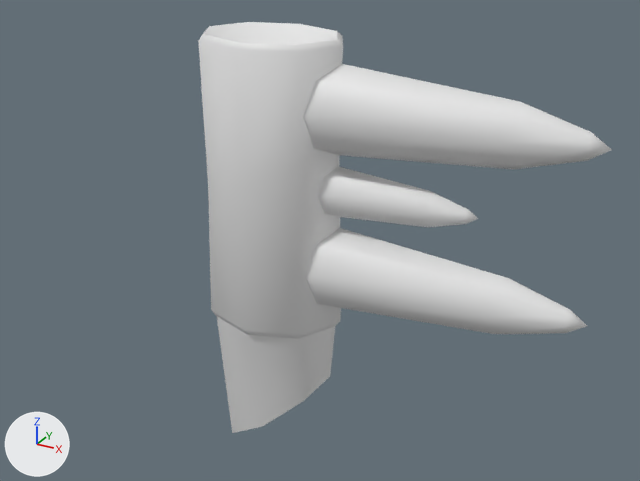
A saved change to the FBX model Assets/Art/Models/items/keys/key_pieces/bone_key_piece3.fbx.
Camera for both pictures: a 50 mm camera at (2.75, -4.41, 1.86) aimed at (0.23, 0.16, -0.43). Lighting does not change. The marker at lower left points along +X, +Y and +Z. The first picture is the older version.

The scene before the commit, as lines of its bpy script (objects in view):
```python
me_circle_002 = bpy.data.meshes.new('Circle.002')
me_circle_002.from_pydata(...)  # 127 vertices, 128 faces; spans x -0.47..1.98, y -0.39..0.39, z -1.9..0.9
ob_lowerkey = bpy.data.objects.new('lowerkey', me_circle_002)
ob_lowerkey.location = (0.0, 0.0, 0.0)
```
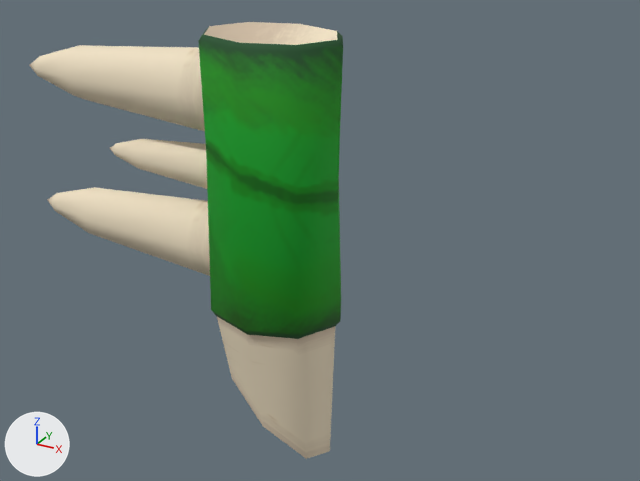
Changed parts and their boxes [x1, y1, x2, y2] in the pictures (640 x 481 px):
```json
{"object": "lowerkey", "change": "recoloured, surface changed, turned", "before": [198, 22, 612, 433], "after": [30, 22, 343, 459], "on screen": "white to green"}
```

The change, as JSON lines over the scene's bpy script:
```json
{"op": "add", "block": "img_bone_key_texture_png", "code": ["img_bone_key_texture_png = load_image('bone_key_texture.png', '../../../../Textures/keys/bone_key_texture.png', 520, 780, 'sRGB')"]}
{"op": "add", "block": "mat_bone_key", "code": ["mat_bone_key = principled_material('bone_key')", "mat_bone_key.texture = img_bone_key_texture_png", "mat_bone_key.roughness = 0.777"]}
{"block": "me_circle_002", "where": "me_circle_002.from_pydata(...)  # 127 vertices, 128 faces; spans x -0.47..1.98, y -0.39..0.39, z -1.9..0.9"}
{"block": "me_circle_002", "where": "# used by ob_lowerkey; location = (0.0, 0.0, 0.0)"}
{"block": "me_circle_002", "change": "me_circle_002 part 1: texture (UV) coordinates of 128 of 128 faces, centred in x -0.39..1.91, y -0.33..0.33, z -1.85..0.88, changed; they spanned u 0.25..0.84, v 0.02..0.75 and now span u 0.03..1.0, v 0.0..1.0"}
{"op": "add", "block": "me_circle_002", "code": "me_circle_002.materials.append(mat_bone_key)  # picture img_bone_key_texture_png"}
{"op": "set", "path": "ob_lowerkey.rotation_euler", "old": "(0.0, 0.0, 0.0)", "new": "(0.0, 0.0, -3.142)", "note": "degrees (0, 0, 0) -> degrees (0, 0, -180)"}
```
